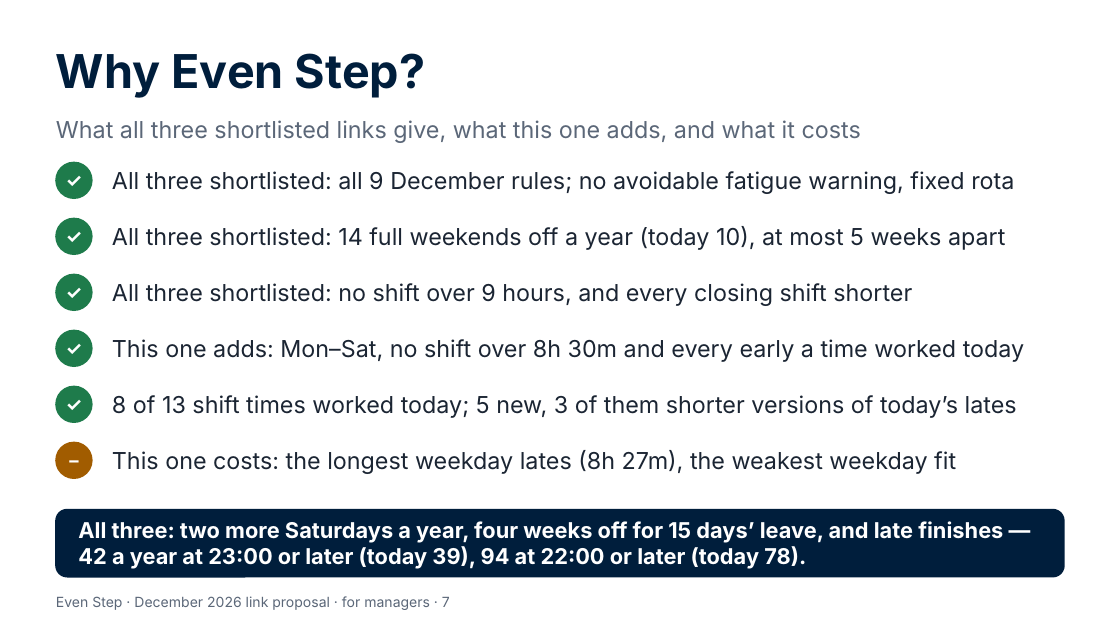
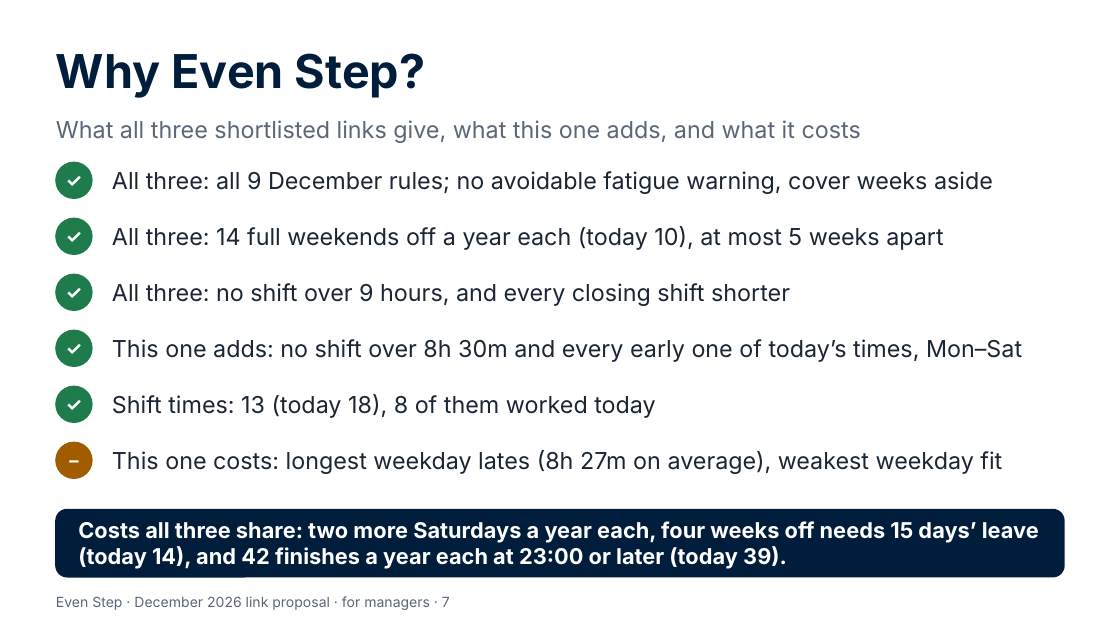
Before and after one commit to Garethdavidmiller/roster-app, a slide deck: slide 7 of docs/links-26/presentations/Even-Step-for-managers.pptx. Drawn at 1120x630 pixels with LibreOffice and Linux fonts; fonts in the diff are those of the drawing. Boxes give left, top, right and bottom in pixels: in the first picture for what was removed or moved away, otherwise in the second. Text is boxed around its words. In the diff, an @@ line names an element or a change of style, - is before the commit and + after.

```diff
--- a/docs/links-26/presentations/Even-Step-for-managers.pptx
+++ b/docs/links-26/presentations/Even-Step-for-managers.pptx
@@ text at <box>112,171,993,194</box>: text changed @@
-All three shortlisted: all 9 December rules; no avoidable fatigue warning, fixed rota
+All three: all 9 December rules; no avoidable fatigue warning, cover weeks aside
@@ text at <box>112,226,943,250</box>: text changed @@
-All three shortlisted: 14 full weekends off a year (today 10), at most 5 weeks apart
+All three: 14 full weekends off a year each (today 10), at most 5 weeks apart
@@ text at <box>112,283,790,306</box>: text changed @@
-All three shortlisted: no shift over 9 hours, and every closing shift shorter
+All three: no shift over 9 hours, and every closing shift shorter
@@ text at <box>112,339,1022,362</box>: text changed @@
-This one adds: Mon–Sat, no shift over 8h 30m and every early a time worked today
+This one adds: no shift over 8h 30m and every early one of today’s times, Mon–Sat
@@ text at <box>112,394,655,418</box>: text changed @@
-8 of 13 shift times worked today; 5 new, 3 of them shorter versions of today’s lates
+Shift times: 13 (today 18), 8 of them worked today
@@ text at <box>112,450,1002,474</box>: text changed @@
-This one costs: the longest weekday lates (8h 27m), the weakest weekday fit
+This one costs: longest weekday lates (8h 27m on average), weakest weekday fit
@@ text at <box>78,521,1039,569</box>: text changed @@
-All three: two more Saturdays a year, four weeks off for 15 days’ leave, and late finishes — 42 a year at 23:00 or later (today 39), 94 at 22:00 or later (today 78).
+Costs all three share: two more Saturdays a year each, four weeks off needs 15 days’ leave (today 14), and 42 finishes a year each at 23:00 or later (today 39).
```
Also in this commit, not shown: 9 other slides changed, 9 other files.
